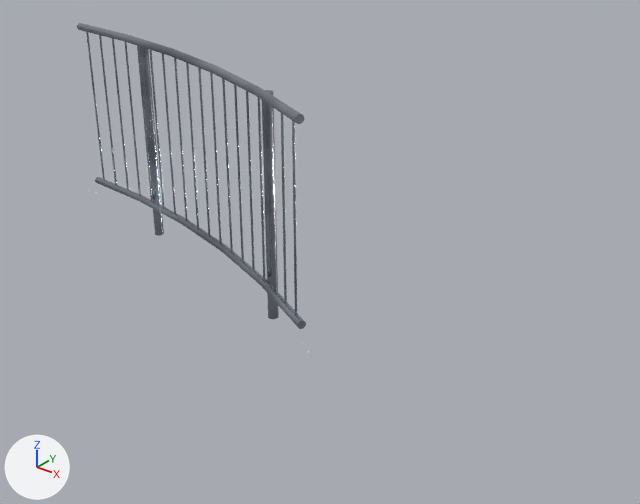
The glTF model public/katalog/modelle/gelaender-sger-150.gltf, before and after one commit.
Rendered twice from a 50 mm lens placed at (3.04, -2.7, 2.09), pointed at (0.76, 0.15, 0.33). Every picture has the same lights, and +X, +Y and +Z are marked at lower left. The older version comes first. Vertices at exactly the same position are counted once.

Names of what the first picture shows: 'SK1545_Geländer-SGER-150.001'.
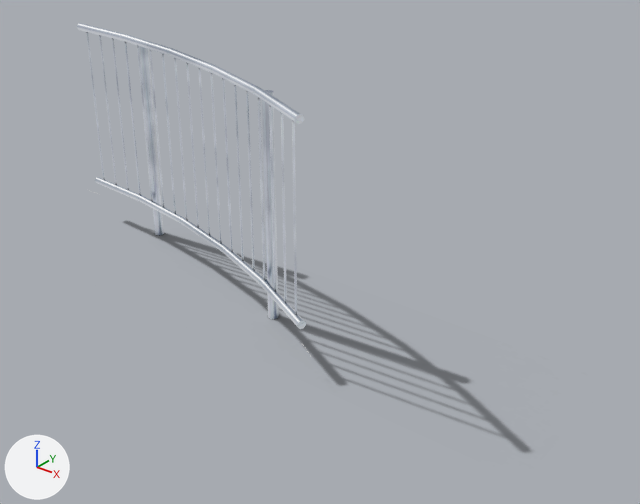
Location of each change, [x1, y1, x2, y2] in pixels of the pictures (640 x 504 px):
'Schatten', added: after [124, 221, 529, 452]
part 1 of me_sk1545_geländer_sger_150_001, recoloured (lighter): [77, 23, 306, 329] in both

Patch to the scene script:
```diff
--- a/public/katalog/modelle/gelaender-sger-150.gltf.py
+++ b/public/katalog/modelle/gelaender-sger-150.gltf.py
@@ img_gelaender_sger_150_licht @@
+img_gelaender_sger_150_licht = load_image('gelaender-sger-150_licht', 'texturen/gelaender-sger-150_licht.jpg', 2048, 2048, 'sRGB')
@@ img_gelaender_sger_150_schatten @@
+img_gelaender_sger_150_schatten = load_image('gelaender-sger-150_schatten', 'texturen/gelaender-sger-150_schatten.png', 326, 89, 'sRGB')
@@ mat_beton_web_026 @@
+mat_beton_web_026 = bpy.data.materials.new('Beton_web.026')
+# uses the picture img_gelaender_sger_150_licht
@@ mat_stahl_web_017 @@
+mat_stahl_web_017 = bpy.data.materials.new('Stahl_web.017')
+# uses the picture img_gelaender_sger_150_licht
@@ mat_schatten_024 @@
+mat_schatten_024 = bpy.data.materials.new('Schatten.024')
+# uses the picture img_gelaender_sger_150_schatten
@@ me_sk1545_geländer_sger_150_001 @@
 me_sk1545_geländer_sger_150_001.from_pydata(...)  # 1554 vertices, 2655 faces; spans x -1.09..1.09, y -0.32..0.32, z 0.0..1.12
 # used by ob_sk1545_geländer_sger_150_001; location = (0.0, 0.0, 0.0)
-me_sk1545_geländer_sger_150_001.materials.append(mat_beton_web_057)
+# me_sk1545_geländer_sger_150_001 part 1: 2600 faces spanning x -0.98..1.01, y -0.28..0.32, z 0.0..1.12 switch from mat_stahl_web_045 to mat_stahl_web_017
+me_sk1545_geländer_sger_150_001.materials.append(mat_beton_web_026)
@@ me_schatten @@
+me_schatten.from_pydata(...)  # 4 vertices, 2 faces; spans x -0.85..2.06, y -0.33..0.46, z 0.0
+me_schatten.materials.append(mat_schatten_024)
@@ ob_schatten @@
+ob_schatten = bpy.data.objects.new('Schatten', me_schatten)
+ob_schatten.location = (0.0, 0.0, 0.0)
```
